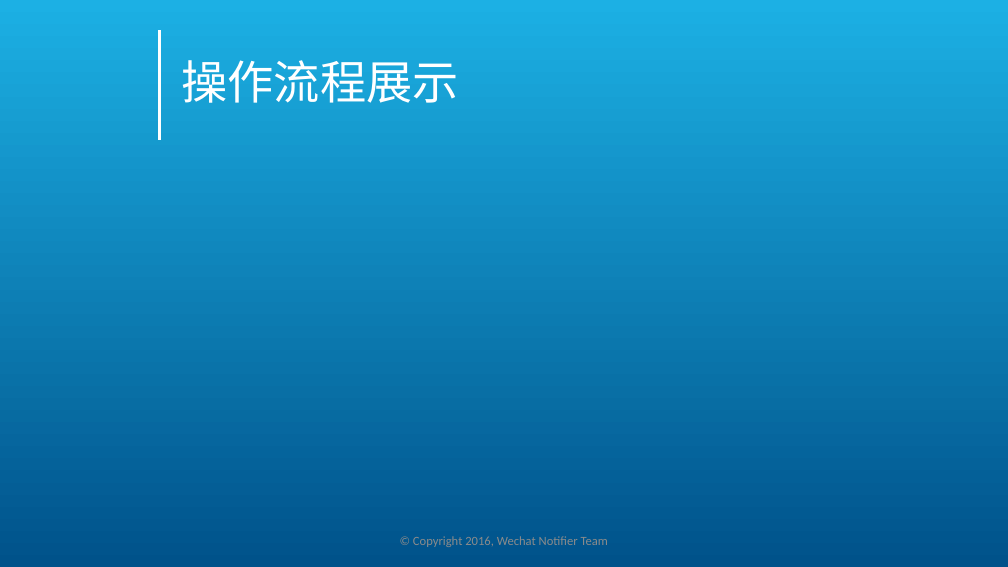
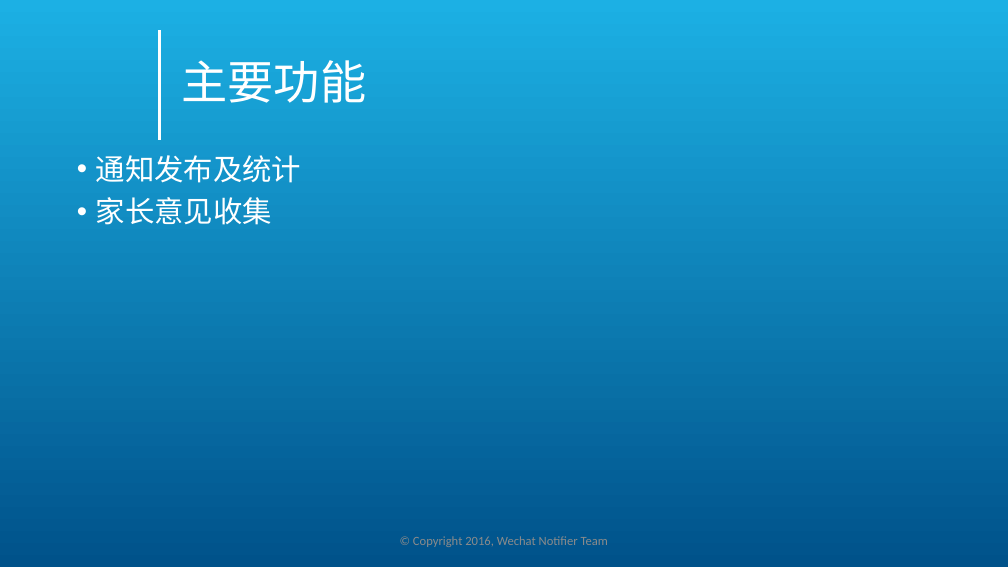
Before and after one commit to TypeMoonPKU/WechatWebQuestionnair, a slide deck: slide 4 of 文档/微通 答辩ppt ver2.pptx. Drawn at 1008x567 pixels with LibreOffice and Linux fonts; fonts in the diff are those of the drawing; background and template pictures are left out. Boxes give left, top, right and bottom in pixels: in the first picture for what was removed or moved away, otherwise in the second. Text is boxed around its words. In the diff, an @@ line names an element or a change of style, - is before the commit and + after.

```diff
--- a/文档/微通 答辩ppt ver2.pptx
+++ b/文档/微通 答辩ppt ver2.pptx
@@ title at [182, 60, 367, 103]: text changed @@
-操作流程展示
+主要功能
@@ text added at [96, 155, 302, 225], 28 pt, text #FFFFFF @@
+• 通知发布及统计
+• 家长意见收集
```
Also in this commit, not shown: 5 other files.
